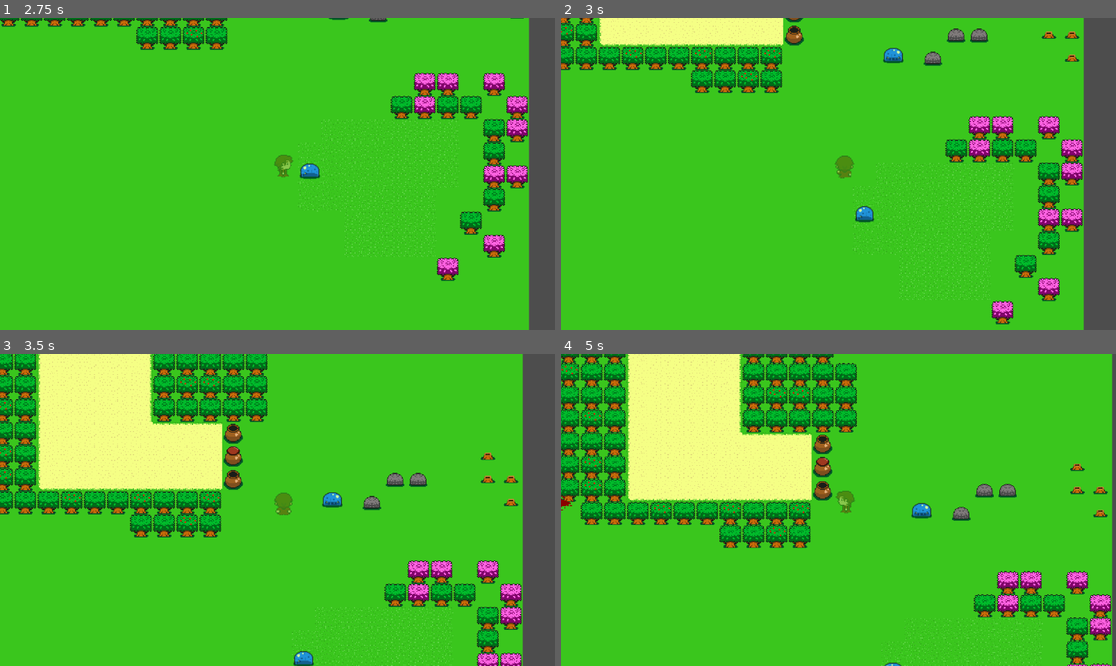
Above: before the commit, frames 1-4 (two rows, left to right).
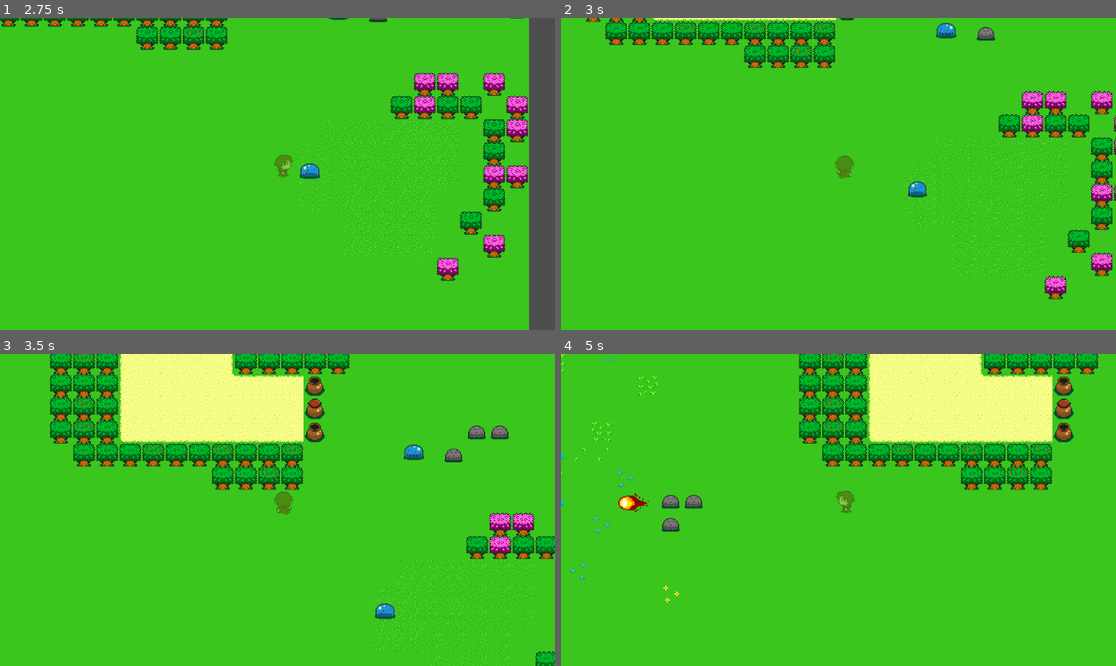
Above: after the commit, the same moments.

Repository: AlexGarciaPrada/Zelda-like-Game
Game: Godot game, scene res://PruebasAlex.tscn
Same seed, same stepped clock (60 frames per second), same inputs: the game is played once before the commit and once after it.
Inputs:
- Up to frame 1 (2.75 s): tap Enter at 0.5 s; hold Right (ui_right) 0.53-1.28 s; tap M (Attack) at 0.6 s; hold Down (ui_down) 1.28-2.03 s; tap F (FireBall) at 1.35 s; hold Right (ui_right) from 2.03 s (still down); tap I (Invisiblity) at 2.1 s
- Up to frame 2 (3 s): release Right (ui_right) at 2.78 s; hold Up (ui_up) from 2.78 s (still down); tap Ctrl at 2.85 s
- Up to frame 3 (3.5 s): keep holding Up (ui_up)
- Up to frame 4 (5 s): release Up (ui_up) at 3.53 s; hold Left (ui_left) from 3.53 s (still down); tap M (Attack) at 3.6 s; tap F (FireBall) at 4.35 s

Frame 1 is identical in both runs. In frame 2, 22% of the frame differs, in the area x 0-100%, y 0-100%; in frame 3, 37%; in frame 4, 45%.

Commit message:
Ataque al personaje

Diff:
--- a/Enemies/enemy_proof.tscn
+++ b/Enemies/enemy_proof.tscn
@@ -184,25 +184,25 @@
 "speed": 5.0
 }]
 
-[node name="EnemyProof" type="CharacterBody2D"]
+[node name="EnemyProof" type="CharacterBody2D" groups=["Enemy"]]
 script = ExtResource("1_glkta")
 
-[node name="CollisionShape2D" type="CollisionShape2D" parent="."]
-light_mask = 2
-visibility_layer = 2
+[node name="CollisionShape2D" type="CollisionShape2D" parent="." groups=["Enemy"]]
+light_mask = 4
+visibility_layer = 4
 shape = SubResource("CircleShape2D_18ce5")
 
-[node name="AnimatedSprite2D" type="AnimatedSprite2D" parent="."]
+[node name="AnimatedSprite2D" type="AnimatedSprite2D" parent="." groups=["Enemy"]]
 sprite_frames = SubResource("SpriteFrames_k62fx")
 animation = &"death down"
 frame = 2
 frame_progress = 1.0
 
-[node name="Area2D" type="Area2D" parent="."]
-collision_layer = 2
-collision_mask = 2
-
-[node name="CollisionShape2D" type="CollisionShape2D" parent="Area2D"]
+[node name="Area2D" type="Area2D" parent="." groups=["Enemy"]]
+collision_layer = 6
+collision_mask = 6
+
+[node name="CollisionShape2D" type="CollisionShape2D" parent="Area2D" groups=["Enemy"]]
 light_mask = 2
 visibility_layer = 2
 shape = SubResource("CircleShape2D_18ce5")
--- a/PruebasAlex.tscn
+++ b/PruebasAlex.tscn
@@ -161,7 +161,8 @@
 
 [sub_resource type="TileSet" id="TileSet_3k1m8"]
 tile_size = Vector2i(32, 32)
-physics_layer_0/collision_layer = 1
+physics_layer_0/collision_layer = 5
+physics_layer_0/collision_mask = 5
 sources/0 = SubResource("TileSetAtlasSource_2ieaf")
 
 [node name="PruebasAlex" type="Node2D"]
@@ -171,15 +172,23 @@
 
 [node name="EnemyProof" parent="." instance=ExtResource("3_ves6u")]
 position = Vector2(469, 191)
+collision_layer = 4
+collision_mask = 4
 
 [node name="EnemyProof2" parent="." instance=ExtResource("3_ves6u")]
 position = Vector2(-418, 228)
+collision_layer = 4
+collision_mask = 4
 
 [node name="EnemyProof3" parent="." instance=ExtResource("3_ves6u")]
 position = Vector2(-420, -216)
+collision_layer = 4
+collision_mask = 4
 
 [node name="EnemyProof4" parent="." instance=ExtResource("3_ves6u")]
 position = Vector2(481, -185)
+collision_layer = 4
+collision_mask = 4
 
 [node name="TileMap" type="TileMap" parent="."]
 show_behind_parent = true
--- a/ShortAttack.gd
+++ b/ShortAttack.gd
@@ -7,19 +7,45 @@
 @onready var weaponl = $Weapon3
 @onready var weaponu = $Weapon4
 @onready var fireball_scene = preload("res://FireBall.tscn")
+var life = 10
 #await get_tree().create_timer(5).timeout Para acordarme
+var enemies_in_area = []
 var clue = "down"
+var current_frame=0
+var newdirection = Vector2(0,0)
 var is_attacking = false
 var is_invisible = false
 var is_spelling = false
+var knockback_mode = false
+var knockback_speed = 300
+@onready var area = $Area2D
 
 func _physics_process(delta):
+	print(life)
+	if knockback_mode:
+		velocity = newdirection * knockback_speed
+		move_and_slide()
+		modulate.r=255
+		await get_tree().create_timer(0.05).timeout
+		modulate.r=1
+		await get_tree().create_timer(0.05).timeout
+		current_frame +=1
+		if current_frame == 15:
+			knockback_mode=false
+			current_frame=0
+		if !enemies_in_area.is_empty():
+			var enemy = enemies_in_area[0]
+			knockback_mode=true
+			newdirection = (position - enemy.position).normalized()
+			life -=1
+			return
 	if is_not_acting():
 		_movement()
 		_fireball()
 		_invisiblity()
 		_short_attack()
 	move_and_slide()
+
 
 
 
@@ -124,3 +150,18 @@
 
 func is_not_acting():
 	return !is_attacking and !is_spelling
+
+
+
+func _on_area_2d_area_entered(area):
+	if area.is_in_group("Enemy") && !knockback_mode:
+		var enemy = area.get_parent()
+		enemies_in_area.append(enemy)
+		knockback_mode=true
+		newdirection = (position - enemy.position).normalized()
+		life-=1
+
+
+func _on_area_2d_area_exited(area):
+	if area.is_in_group("Enemy"):
+		enemies_in_area.erase(area.get_parent())
--- a/Wizard.tscn
+++ b/Wizard.tscn
@@ -546,7 +546,6 @@
 [node name="CollisionShape2D" type="CollisionShape2D" parent="."]
 position = Vector2(12.5, -15.5)
 shape = SubResource("RectangleShape2D_glctq")
-one_way_collision = true
 
 [node name="Camera2D" type="Camera2D" parent="."]
 zoom = Vector2(1.5, 1.5)
@@ -580,4 +579,14 @@
 position = Vector2(12, -36)
 scale = Vector2(3, 3)
 
+[node name="Area2D" type="Area2D" parent="."]
+collision_layer = 5
+collision_mask = 5
+
+[node name="CollisionShape2D" type="CollisionShape2D" parent="Area2D"]
+position = Vector2(25, -31)
+shape = SubResource("RectangleShape2D_glctq")
+
 [connection signal="animation_finished" from="AnimatedSprite2D" to="." method="_on_animated_sprite_2d_animation_finished"]
+[connection signal="area_entered" from="Area2D" to="." method="_on_area_2d_area_entered"]
+[connection signal="area_exited" from="Area2D" to="." method="_on_area_2d_area_exited"]
